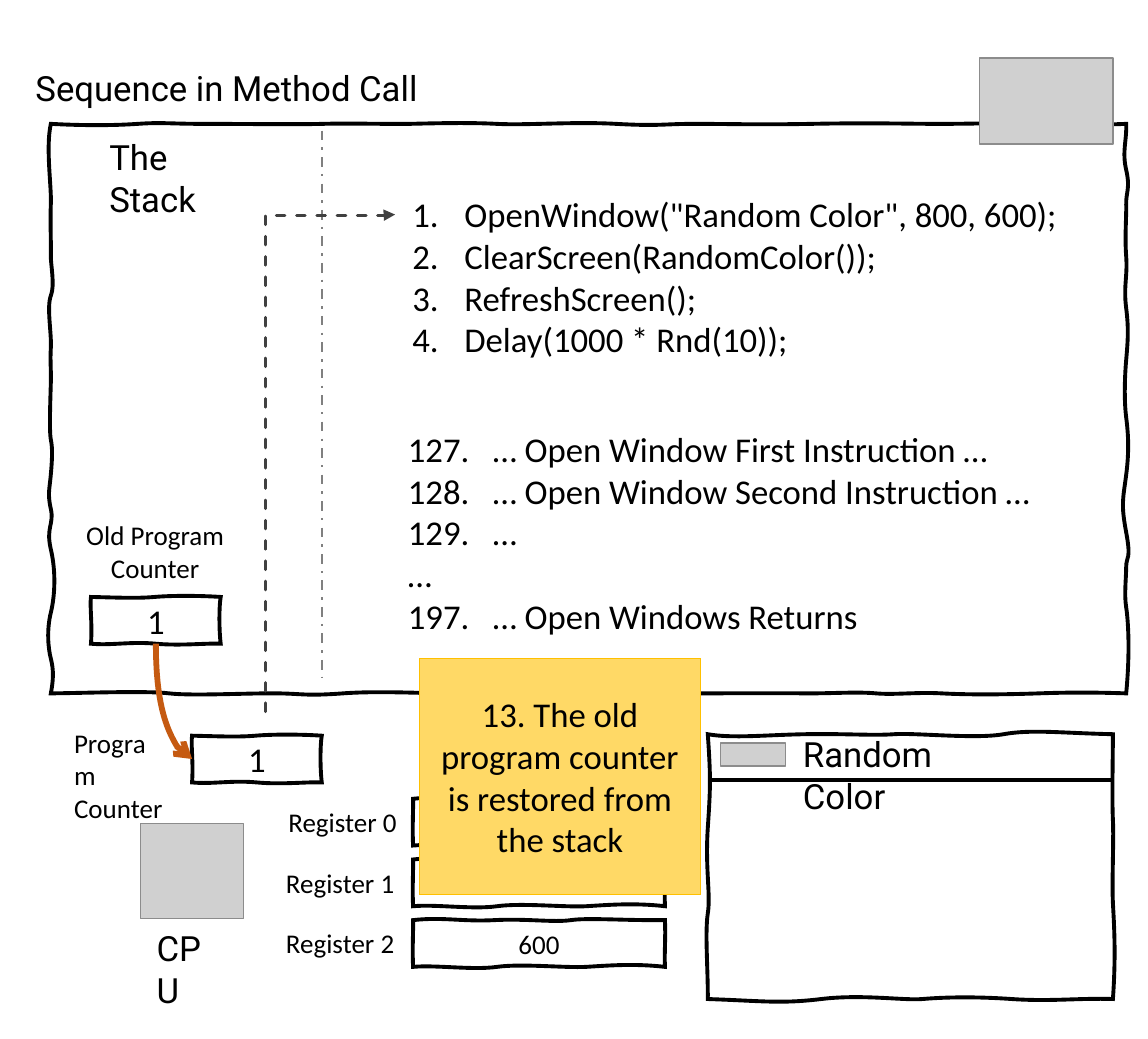
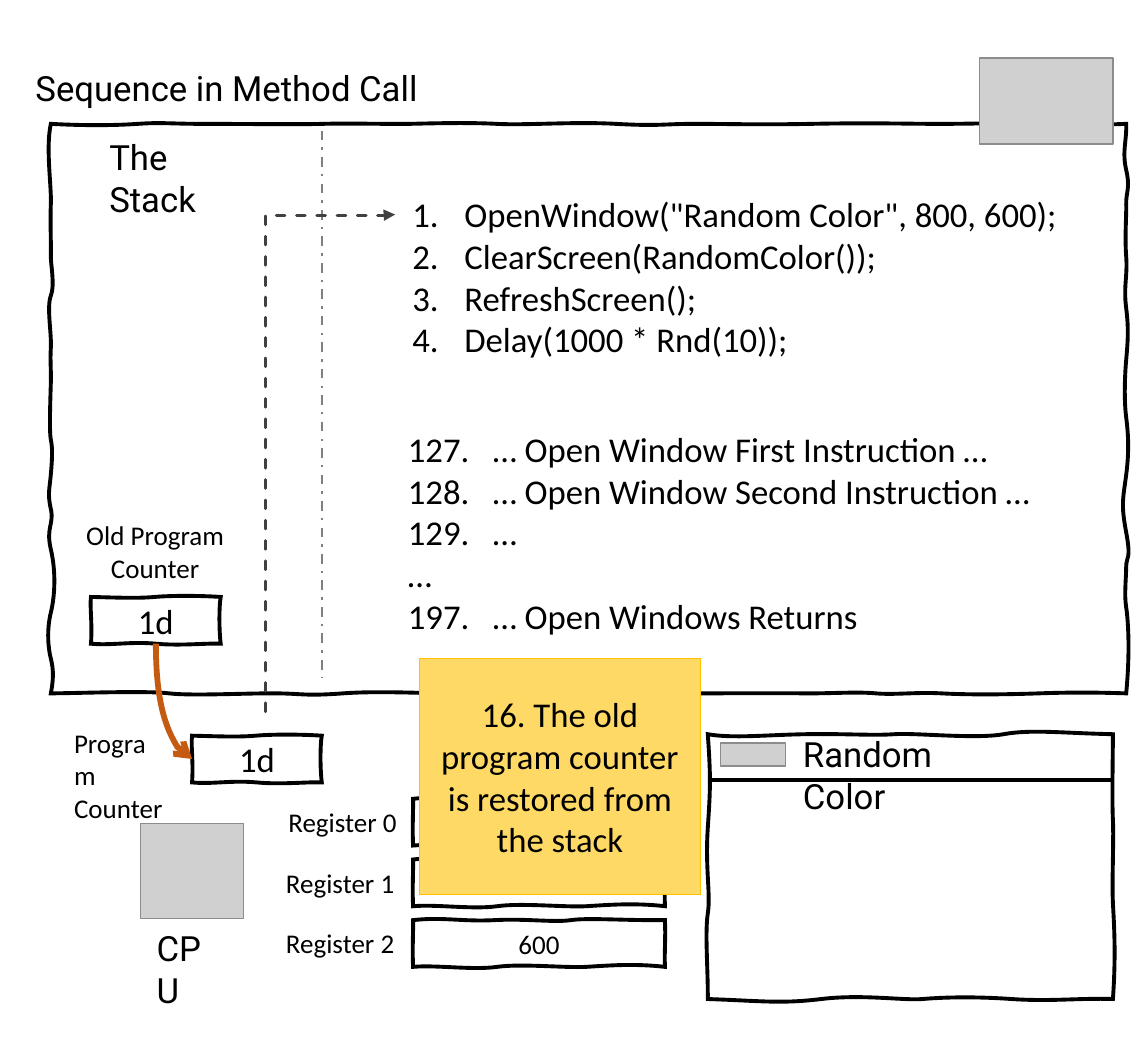
Before and after one commit to splashkit/the-programmers-field-guide, a slide deck: slide 8 of resources/ppt-slides/sequence-data-method-call.pptx. Drawn at 1148x1039 pixels with LibreOffice and Linux fonts; fonts in the diff are those of the drawing; grey boxes stand for pictures; background and template pictures are left out. Boxes give left, top, right and bottom in pixels: in the first picture for what was removed or moved away, otherwise in the second. Text is boxed around its words. In the diff, an @@ line names an element or a change of style, - is before the commit and + after.

```diff
--- a/resources/ppt-slides/sequence-data-method-call.pptx
+++ b/resources/ppt-slides/sequence-data-method-call.pptx
@@ text in freeform shape at box(138, 610, 174, 642): text changed @@
-1
+1d
@@ text in rectangle at box(441, 703, 678, 853): text changed @@
-13. The old program counter is restored from the stack
+16. The old program counter is restored from the stack
@@ text in freeform shape at box(239, 748, 275, 781): text changed @@
-1
+1d
```
Also in this commit, not shown: 7 other slides changed, 15 other files.
